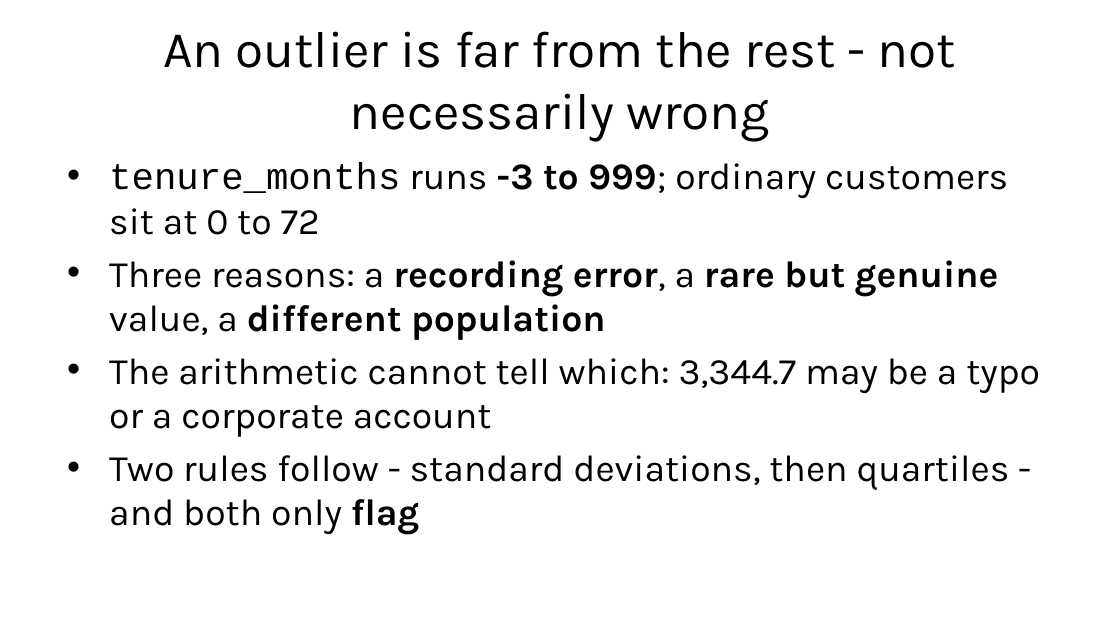
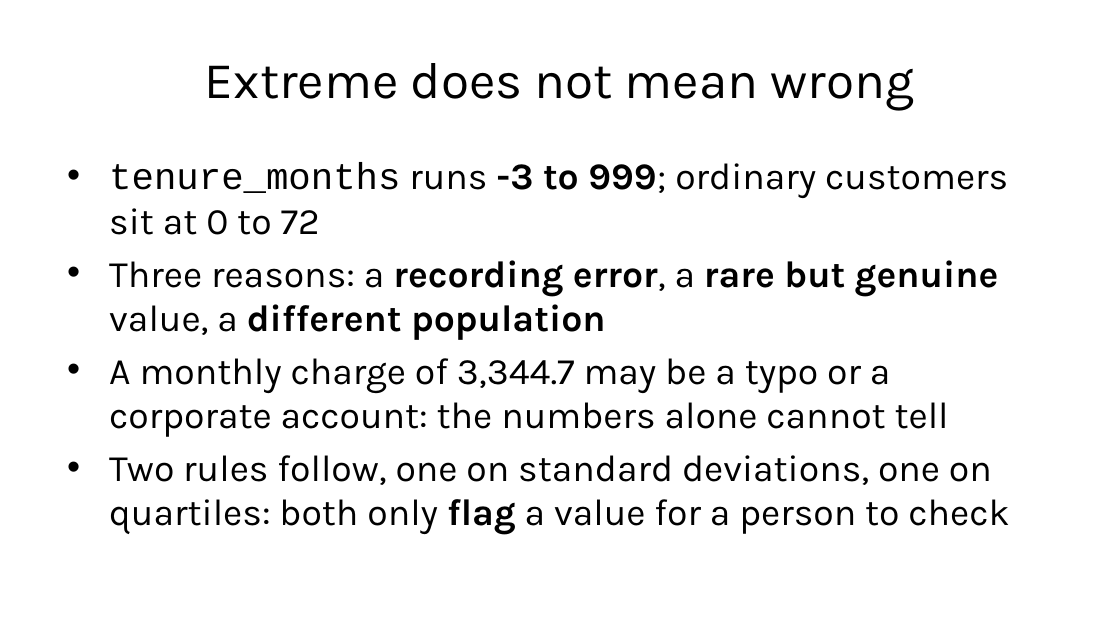
Before and after one commit to fabioantonini/technologies-for-artificial-intelligence, a slide deck: slide 15 of Lessons/02_data_exploration_and_preparation/Slides/data_exploration_and_preparation_slides.pptx. Drawn at 1120x630 pixels with LibreOffice and Linux fonts; fonts in the diff are those of the drawing; background and template pictures are left out. Boxes give left, top, right and bottom in pixels: in the first picture for what was removed or moved away, otherwise in the second. Text is boxed around its words. In the diff, an @@ line names an element or a change of style, - is before the commit and + after.

```diff
--- a/Lessons/02_data_exploration_and_preparation/Slides/data_exploration_and_preparation_slides.pptx
+++ b/Lessons/02_data_exploration_and_preparation/Slides/data_exploration_and_preparation_slides.pptx
@@ title at (x1=205, y1=63, x2=915, y2=110): text changed @@
-An outlier is far from the rest - not necessarily wrong
+Extreme does not mean wrong
@@ text at (x1=109, y1=358, x2=1009, y2=535): text changed @@
-• The arithmetic cannot tell which: 3,344.7 may be a typo or a corporate account
-• Two rules follow - standard deviations, then quartiles - and both only flag
+• A monthly charge of 3,344.7 may be a typo or a corporate account: the numbers alone cannot tell
+• Two rules follow, one on standard deviations, one on quartiles: both only flag a value for a person to check
```
Also in this commit, not shown: 25 other slides changed, 7 slides added, 7 slides removed, 2 other files.
